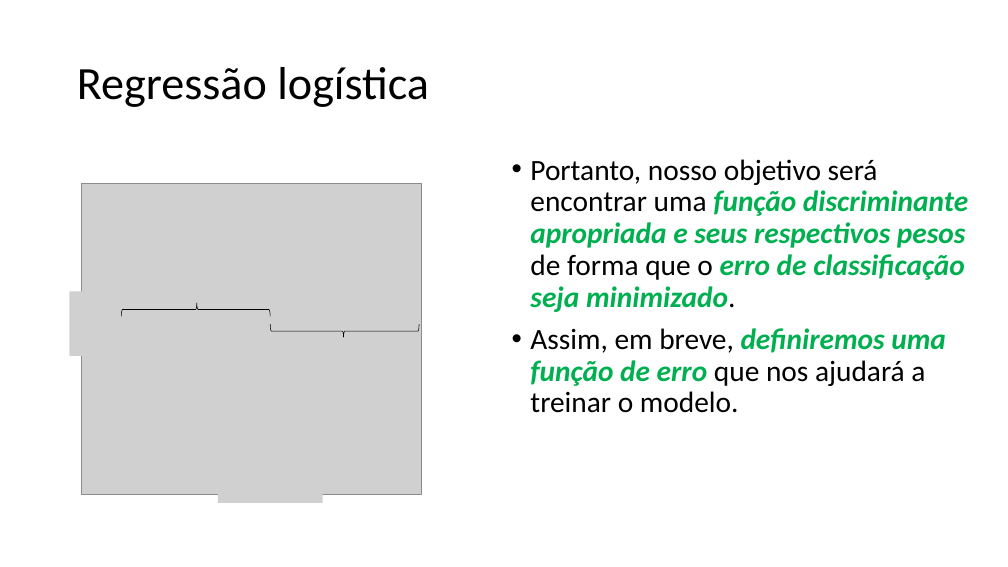
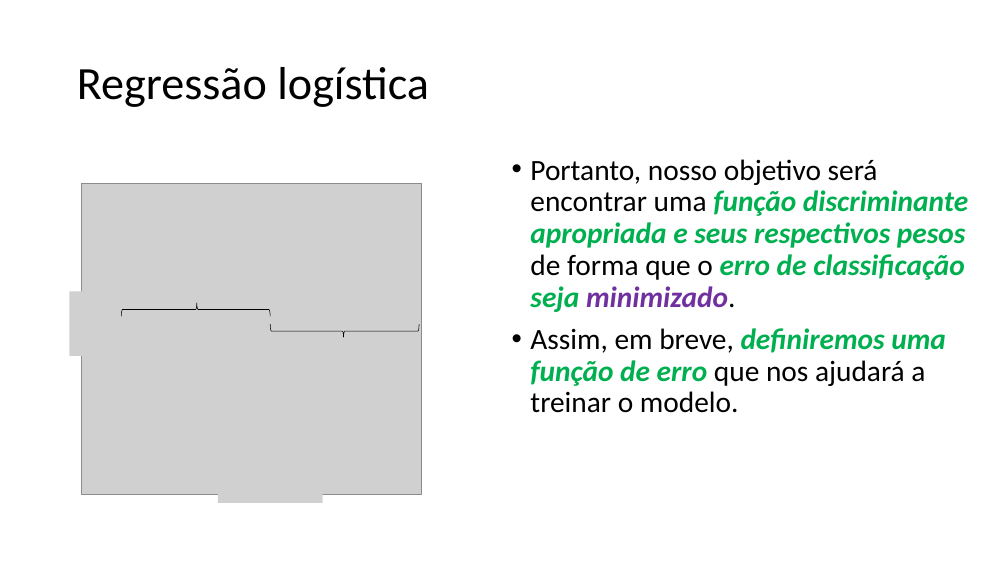
Before and after one commit to zz4fap/t320_aprendizado_de_maquina, a slide deck: slide 13 of slides/T320_Classificação (Parte III).pptx. Drawn at 1008x567 pixels with LibreOffice and Linux fonts; fonts in the diff are those of the drawing; grey boxes stand for pictures. Boxes give left, top, right and bottom in pixels: in the first picture for what was removed or moved away, otherwise in the second. Text is boxed around its words. In the diff, an @@ line names an element or a change of style, - is before the commit and + after.

```diff
--- a/slides/T320_Classificação (Parte III).pptx
+++ b/slides/T320_Classificação (Parte III).pptx
@@ text at [530,159,968,312]: text colour #00B050 to #7030A0 in "minimizado." @@
```
Also in this commit, not shown: 1 other slide changed, 1 other file.
